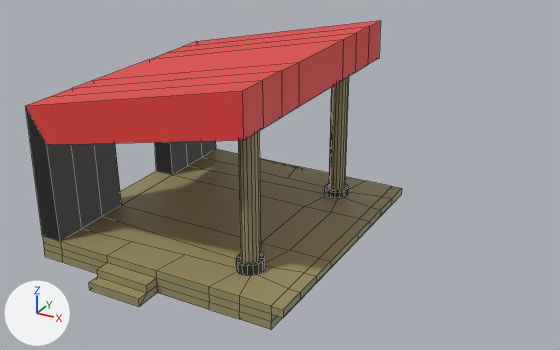
What one commit did to the FBX model Train Troubles/Assets/Models/TrainStation.fbx.
Both versions are drawn from a 50 mm lens placed at (-0.31, -21.07, 13.33), pointed at (-11.7, -0.35, 2.97). The axes (+X, +Y, +Z) are drawn at lower left. The lights are the same throughout. Mesh edges are drawn as thin lines. Where no turn or scale is listed for an object, it has been applied to the vertices.
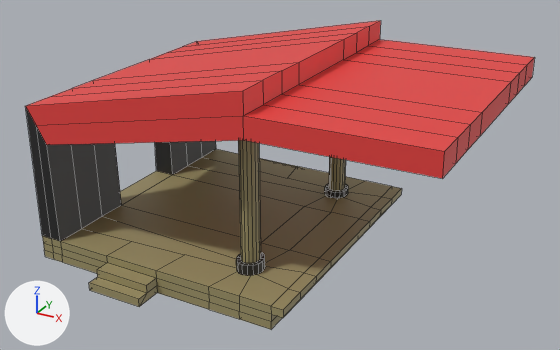
Where the newer file only moved an object's origin or applied its transform, the numbers keep the older frame.

What differs and where, as boxes [x1, y1, x2, y2] in the pictures (560 x 350 px):
'Cube.008', reshaped (35% wider): before [26, 21, 402, 329]; after [26, 21, 535, 329]
part 1 of me_cube_023, built on: before [26, 21, 381, 262]; after [26, 21, 535, 262]

What changed in the scene script:
```text
Change me_cube_023:
    used by ob_cube_008; location = (-14.0, 0.0, 1.0)
    remove me_cube_023.from_pydata(...)  # 374 vertices, 349 faces; spans x -4.4..4.8, y -5.6..5.68, z -0.8..6.28
    add me_cube_023.from_pydata(...)  # 414 vertices, 389 faces; spans x -4.4..9.02, y -5.6..5.68, z -0.8..6.28
    me_cube_023 part 1
    24 faces are deleted
    2 vertices are added at (-4.0, -4.7, 4.0), (-4.0, 4.7, 4.0)
    14 new vertices lie (0.4, 0.0, 0.0) away from vertices in x -4.4, y -4.7..4.7, z -0.8..0.0
    8 new vertices lie (0.01, 0.0, -0.68) away from vertices in x 3.59, y -4.7..4.7, z 6.28
    8 new vertices lie (5.42, 0.0, 0.05) away from vertices in x 3.6, y -4.7..4.7, z 5.6
    8 new vertices lie (5.41, 0.0, 0.05) away from vertices in x 3.61, y -4.7..4.7, z 4.92
    26 new faces join them, mat_material_007 (yellow #9e9468)
    4 new faces join them, mat_material (black #242424)
    34 new faces join them, mat_material_003 (red #e7413e)
```
